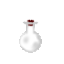
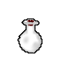
Layered file, before and after one edit (64 × 64). Changes by layer:
renamed "Background" to "small_glass_bottle.png", painted on it over [17, 18, 43, 54]
